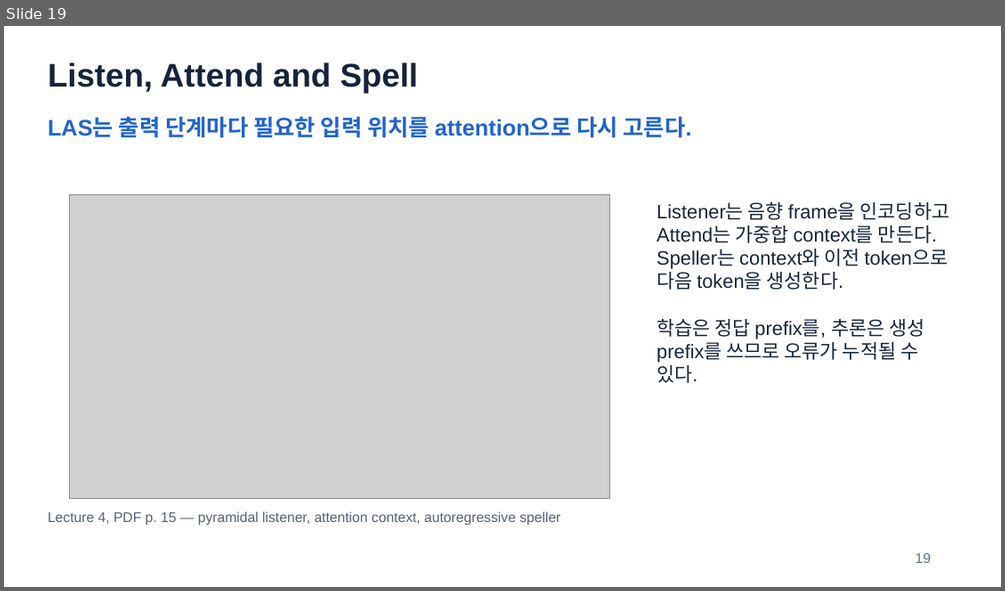
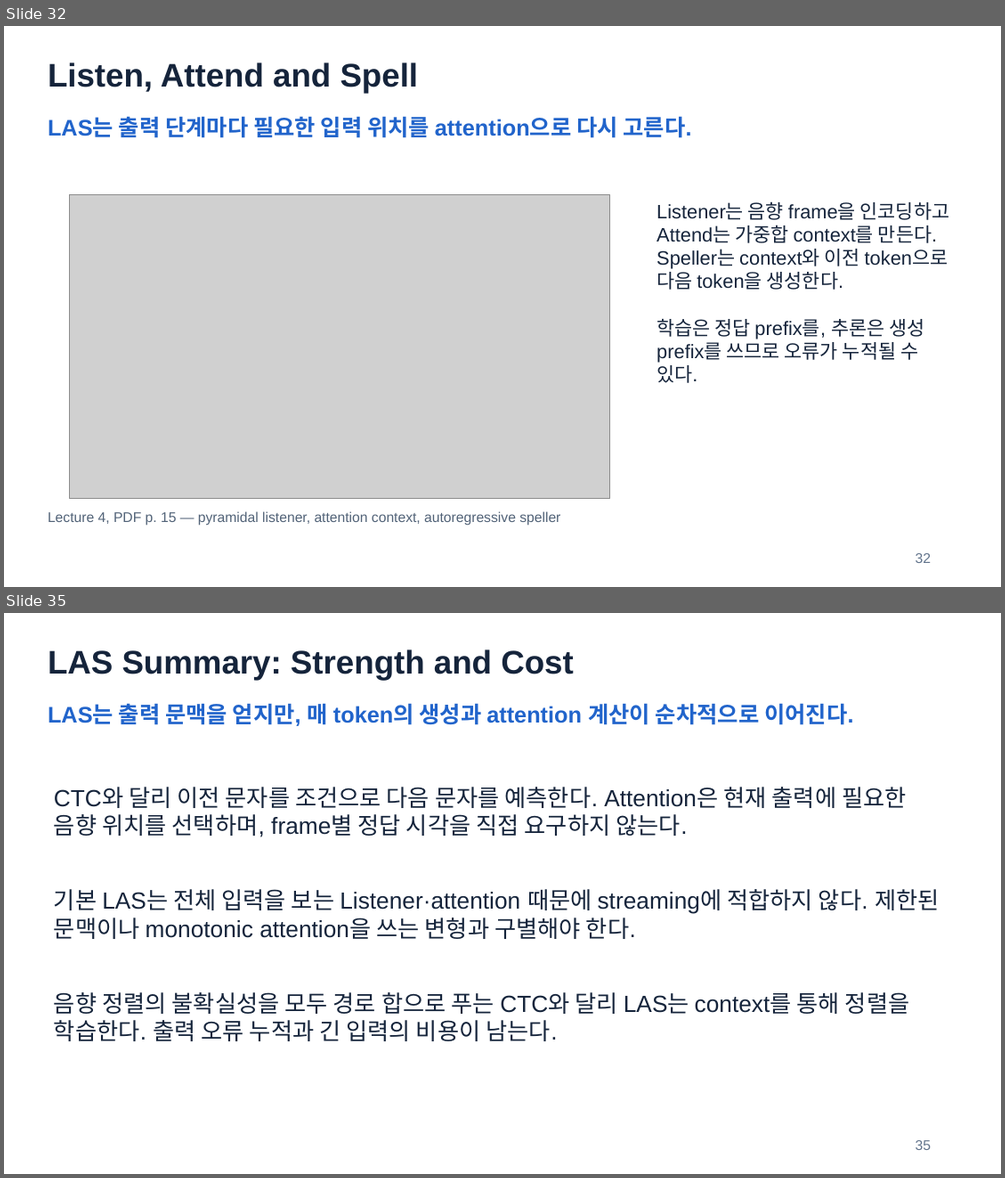
Before and after one commit to HyeonWooNa0861/HyeonWooNa0861.github.io, a slide deck: assets/presentations/study/speech-and-audio-recognition/sar-midterm-review-slides.pptx. Shown one above the other, each under a label of ours: slide 19 before the commit, slides 32 and 35 after it; the slides between them are not shown. The pictures are 1005x591 and 1005x1178 pixels, drawn with LibreOffice and Linux fonts; fonts in the diff are those of the drawing; grey boxes stand for pictures. Boxes give left, top, right and bottom in pixels: in the first picture for what was removed or moved away, otherwise in the second. Text is boxed around its words. In the diff, an @@ line names an element or a change of style, - is before the commit and + after.

Commit message:
Expand SAR midterm slides from CTC summary through SSL foundations

```diff
--- a/assets/presentations/study/speech-and-audio-recognition/sar-midterm-review-slides.pptx
+++ b/assets/presentations/study/speech-and-audio-recognition/sar-midterm-review-slides.pptx
@@ slide 35 added at bbox=[4, 613, 1001, 1174], background #FFFFFF @@
@@ text added at bbox=[48, 649, 573, 680], 31.5 pt, text #15243B, bold @@
+LAS Summary: Strength and Cost
@@ text added at bbox=[48, 703, 853, 726], 21.8 pt, text #2164CB, bold @@
+LAS는 출력 문맥을 얻지만, 매 token의 생성과 attention 계산이 순차적으로 이어진다.
@@ text added at bbox=[54, 787, 906, 837], 22.5 pt, text #15243B @@
+CTC와 달리 이전 문자를 조건으로 다음 문자를 예측한다. Attention은 현재 출력에 필요한 음향 위치를 선택하며, frame별 정답 시각을 직접 요구하지 않는다.
@@ text added at bbox=[54, 889, 939, 939], 22.5 pt, text #15243B @@
+기본 LAS는 전체 입력을 보는 Listener·attention 때문에 streaming에 적합하지 않다. 제한된 문맥이나 monotonic attention을 쓰는 변형과 구별해야 한다.
@@ text added at bbox=[54, 992, 910, 1041], 22.5 pt, text #15243B @@
+음향 정렬의 불확실성을 모두 경로 합으로 푸는 CTC와 달리 LAS는 context를 통해 정렬을 학습한다. 출력 오류 누적과 긴 입력의 비용이 남는다.
@@ text added at bbox=[915, 1140, 930, 1150], 13.5 pt, text #62748C @@
+35
@@ what was slide 19 is now slide 32 @@
@@ slide 32 changed as well @@
@@ text at bbox=[915, 553, 930, 563]: text changed @@
-19
+32
```
Also in this commit, not shown: 9 other slides changed, 36 other slides added, 2 other files.
